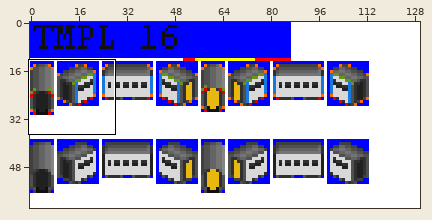
Two versions of one sprite sheet, gfx/Template/16px.png. The picture above shows the old version from afar; the outline marks the close-up.
Close-up. Before the commit:
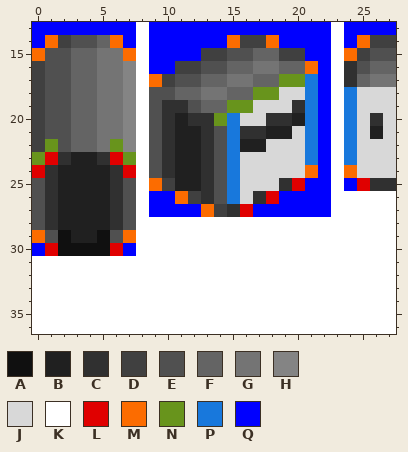
The file is 130x62 pixels. Shown: x 0..27, y 13..36.
Palette (. is transparent): A #101010  B #202020  C #303030  D #404040  E #505050  F #646464  G #747474  H #848484  J #d8d8d8  K #ffffff  L #e00000  M #fc6c00  N #68941c  P #1878dc  Q #0000ff
Pixels before, first column x 0:
13 QQQQQQQQKQQQQQQQQQQQQQQKQQQQ
14 QMDEEFMQKQQQQQQMDDMQQQQKQMDD
15 MEEFFGGMKQQQQDDEEFFDDQQKMDEE
16 DEEFFGGHKQQDDEEFFGGFFMQKCEFF
17 DEEFFGGHKMDEEFFGGFFNNPQKCFGG
18 DEEFFGGHKEEFFGGFFNNJJPQKPJJJ
19 DEEFFGGHKECCEFFNNJJJCPQKPJJJ
20 DEEFFGGHKECBCCNPJJCCBPQKPJCJ
21 DEEFFGGHKECBBCEPCCBBJPQKPJBJ
22 DNEFFGNHKECBBCEPBBJJJPQKPJJJ
23 NLCBBCLNKECBBCEPJJJJJPQKPJJJ
24 LCBBBBCLKECBBCEPJJJJJMQKMJJJ
25 ECBBBBCEKMDBBCEPJJJCLQQKQLCC
26 ECBBBBCEKQQMDCEPJCLQQQQKKKKK
27 ECBBBBCEKQQQQMDCLQQQQQQKKKKK
28 ECBBBBCEKKKKKKKKKKKKKKKKKKKK
29 MEABBAEMKKKKKKKKKKKKKKKKKKKK
30 QLAAAALQKKKKKKKKKKKKKKKKKKKK
31 KKKKKKKKKKKKKKKKKKKKKKKKKKKK
32 KKKKKKKKKKKKKKKKKKKKKKKKKKKK
33 KKKKKKKKKKKKKKKKKKKKKKKKKKKK
34 KKKKKKKKKKKKKKKKKKKKKKKKKKKK
35 KKKKKKKKKKKKKKKKKKKKKKKKKKKK
36 KKKKKKKKKKKKKKKKKKKKKKKKKKKK
The same view after the edit:
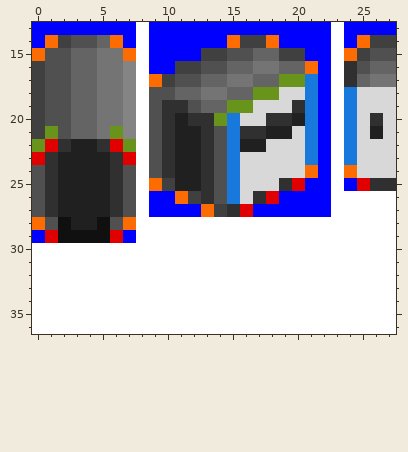
From the commit log: Fixed another 16px template vertical view issue
Edits made:
Colour B becomes colour A in row 28 at x 2 and 5; in row 29 at x 3 to 4.
Colour C becomes colour B in row 23 at x 2 and 5.
Colour F becomes colour B in row 22 at x 3 to 4.
Colour E becomes colour C in row 22 at x 2.
Colour G becomes colour C in row 22 at x 5.
Colour L becomes colour C in row 23 at x 1 and 6.
Colour C becomes colour E in row 28 at x 1 and 6.
Colour L becomes colour E in row 24 at x 0 and 7.
Colour A becomes colour K in row 30 at x 2 to 5.
Colour L becomes colour K in row 30 at x 1 and 6.
Colour Q becomes colour K in row 30 at x 0 and 7.
Colour E becomes colour L in row 29 at x 1 and 6.
Colour N becomes colour L in row 22 at x 1 and 6; in row 23 at x 0 and 7.
Colour E becomes colour M in row 28 at x 0 and 7.
Colour D becomes colour N in row 22 at x 0.
Colour E becomes colour N in row 21 at x 1.
Colour G becomes colour N in row 21 at x 6.
Colour H becomes colour N in row 22 at x 7.
Colour M becomes colour Q in row 29 at x 0 and 7.
Boxes around the changes in both close-ups, in picture pixels (x1, y1, x2, y2):
changed: (32, 126, 136, 178)
changed: (32, 217, 136, 256)
